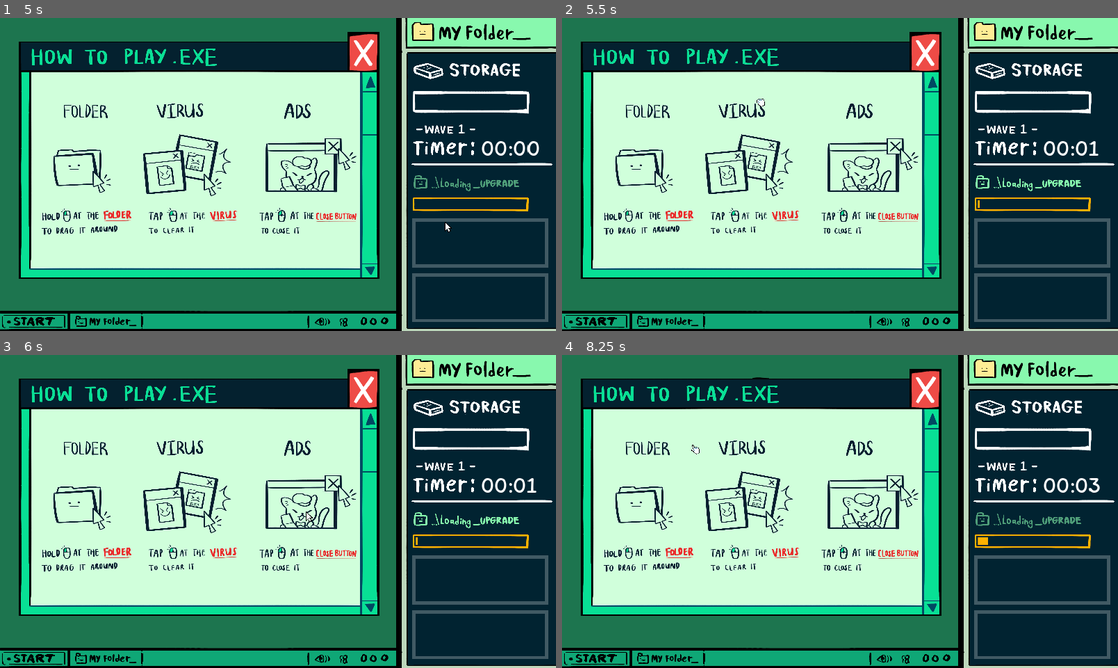
Above: before the commit, frames 1-4 (two rows, left to right).
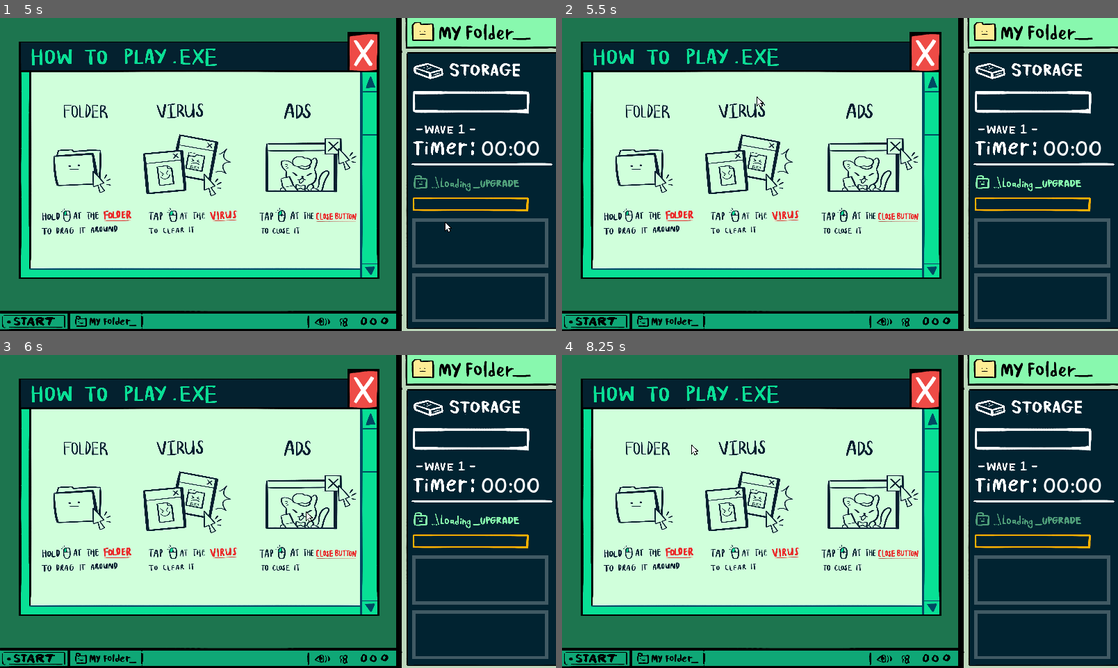
Above: after the commit, the same moments.

Repository: icheft524/Folder-Brawler
Game: Godot game, scene res://menu.tscn
The game is run twice, just before and just after one commit, with the same random seed, the same clock (stepped at 60 frames per second) and the same inputs. The engine's default icon, where the game draws it, is replaced by a stand-in: a white triangle on a blue panel in a dark square.
Inputs (mouse positions are in pixels of both pictures, inside the frame that each line leads up to):
- Up to frame 1 (5 s): click (16, 36) at 0.5 s; tap Enter (ui_accept) at 1.25, 2, 2.75, 3.5, 4.25, 4.52 s; drag from (478, 243) to (133, 68) at 1.27 s; drag from (478, 296) to (133, 68) at 2.02 s; move the mouse to (333, 105) at 2.77 s; press the mouse at (333, 105) at 2.78 s; release the mouse at (333, 105) at 3.5 s; drag from (250, 237) to (478, 243) at 3.52 s; move the mouse to (444, 221) at 4.27 s; press the mouse at (444, 221) at 4.28 s
- Up to frame 2 (5.5 s): release the mouse at (1006, 221) at 5 s; tap Enter (ui_accept) at 5 s; drag from (695, 68) to (756, 96) at 5.02 s
- Up to frame 3 (6 s): move the mouse to (305, 511) at 5.77 s; press the mouse at (305, 511) at 5.78 s
- Up to frame 4 (8.25 s): release the mouse at (867, 511) at 6.5 s; drag from (867, 442) to (728, 527) at 6.52 s; drag from (650, 511) to (895, 442) at 7.27 s; drag from (689, 473) to (701, 386) at 8.02 s

Frame 1 is identical in both runs. In frame 2, 0.1% of the frame differs, in the area x 35-97%, y 25-61%; in frame 3, less than 0.1%; in frame 4, 0.2%, in the area x 23-97%, y 7-61%.

Commit message:
bruh

Diff:
--- a/folder/upgrade/itemoption.gd
+++ b/folder/upgrade/itemoption.gd
@@ -30,7 +30,7 @@
 	itemIcon.texture = load(UpgradeDb.UPGRADES[item]["icon"])
 
 func _input(event):
-	if event.is_action("leftclick"):
+	if event.is_action("leftclick") and global.on_upgrade:
 		if mouse_over == true:
 			global.on_upgrade = false
 			outline.modulate.a = unhighlight
